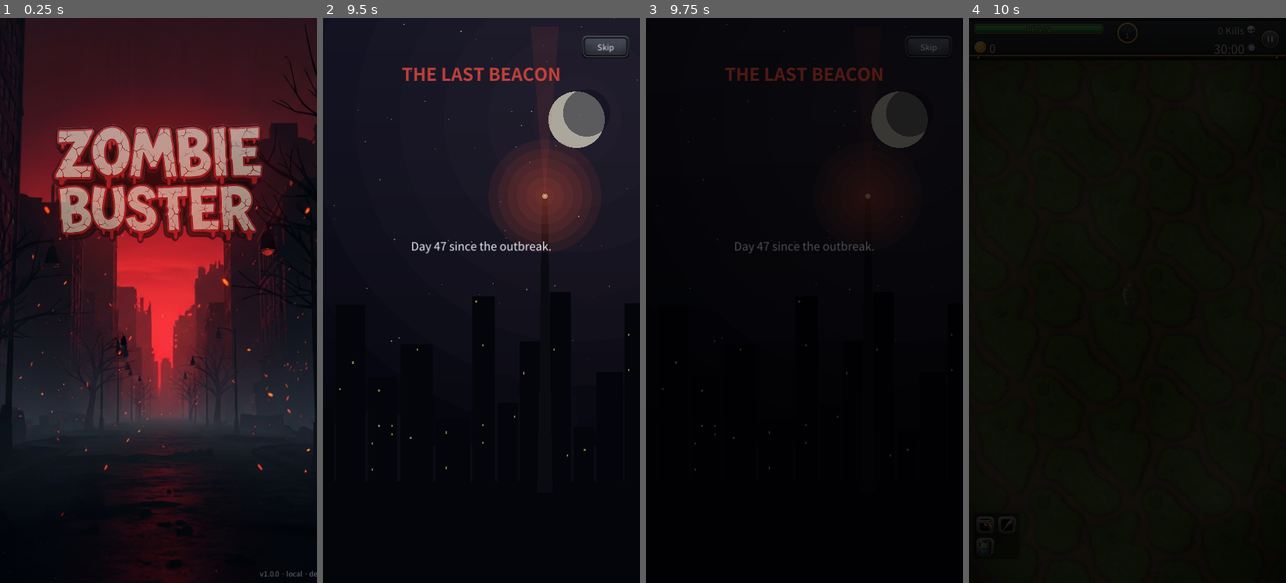
Above: before the commit, frames 1-4 (left to right).
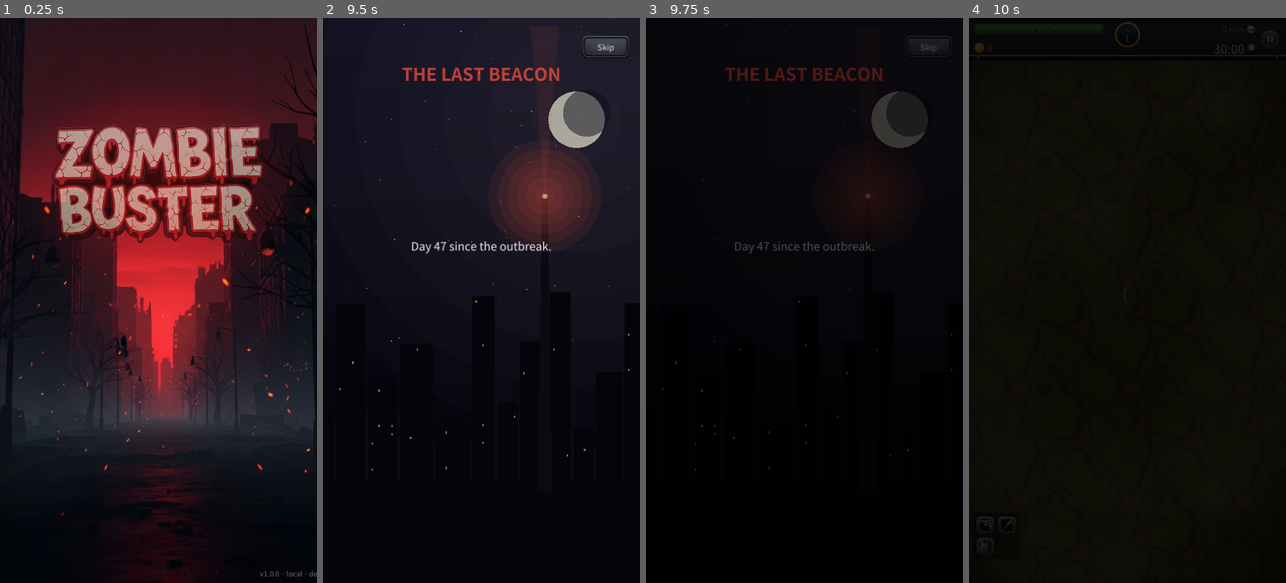
Above: after the commit, the same moments.

Repository: kosj/game_action_defence
Game: Godot game, scene res://scenes/TitleScreen.tscn
Two runs of this game, one before a commit and one after it. Both use one fixed random seed, a clock stepped at 60 frames per second and the inputs below. Sound files missing from this copy of the repository are replaced by a short silence.
Inputs (mouse positions are in pixels of both pictures, inside the frame that each line leads up to):
- Up to frame 1 (0.25 s): no input
- Up to frame 2 (9.5 s): tap Enter at 0.5, 1.25, 2 s; move the mouse to (551, 272) at 0.52 s; click (551, 272) at 0.67 s; drag from (418, 328) to (465, 413) at 1.27 s; move the mouse to (513, 176) at 2.02 s; click (513, 176) at 2.17 s; click "New Game" at 2.75 s; click "New Game" at 3.5 s; click "Achievements" at 4.25 s; click "Quests" at 5 s; click "Rewards" at 5.75 s; click "Ranking" at 6.5 s; click "PowerUp" at 7.25 s; click "> Veteran Melee tank. Starts …" at 8 s; click "> Suburb Quiet outskirts. The…" at 8.75 s
- Up to frame 3 (9.75 s): click "Skip" at 9.5 s
- Up to frame 4 (10 s): no input

Frames 1-3 are identical in both runs. In frame 4, 0.1% of the frame differs, in the area x 2-87%, y 0-7%.

Commit message:
feat(hud): 정보 위계 재조정 — 레벨 부각, 보조 정보 감쇠
강조(중요 정보):
- 레벨 뱃지 52→64px, 숫자 16→20px, 'Lv' 캡션 11px — 성장 핵심 정보로 승격
- XP 바 6→8px, 필 색 채도 상향
- HP 텍스트 15→16px

감쇠(보조 정보):
- 처치 수 22→18px + 딤 색상(0.78,0.8,0.86)
- 골드 26→20px + 골드 딤 톤, 코인 아이콘 28→24px

남은 시간(28px)은 목표 정보로 강조 유지.

Co-Authored-By: Claude Fable 5 <noreply@anthropic.com>
Claude-Session: https://claude.ai/code/session_01A6Ee1Gfh6a9JK5j9ExC4KB

Diff:
--- a/scenes/HUD.tscn
+++ b/scenes/HUD.tscn
@@ -25,20 +25,21 @@
 
 [node name="CoinIcon" type="TextureRect" parent="."]
 offset_left = 12.0
-offset_top = 52.0
-offset_right = 40.0
-offset_bottom = 80.0
+offset_top = 55.0
+offset_right = 36.0
+offset_bottom = 79.0
 mouse_filter = 2
 texture = ExtResource("3")
 expand_mode = 1
 stretch_mode = 5
 
 [node name="GoldLabel" type="Label" parent="."]
-offset_left = 46.0
-offset_top = 48.0
+offset_left = 42.0
+offset_top = 49.0
 offset_right = 210.0
-offset_bottom = 84.0
-theme_override_font_sizes/font_size = 26
+offset_bottom = 85.0
+theme_override_colors/font_color = Color(0.95, 0.87, 0.6, 1.0)
+theme_override_font_sizes/font_size = 20
 vertical_alignment = 1
 text = "0"
 
@@ -62,7 +63,7 @@
 [node name="HpLabel" type="Label" parent="HpBar"]
 anchor_right = 1.0
 offset_bottom = 26.0
-theme_override_font_sizes/font_size = 15
+theme_override_font_sizes/font_size = 16
 horizontal_alignment = 1
 vertical_alignment = 1
 text = "HP 5 / 5"
@@ -83,7 +84,8 @@
 offset_top = 10.0
 offset_right = -16.0
 offset_bottom = 42.0
-theme_override_font_sizes/font_size = 22
+theme_override_colors/font_color = Color(0.78, 0.8, 0.86, 1.0)
+theme_override_font_sizes/font_size = 18
 horizontal_alignment = 2
 vertical_alignment = 1
 text = "Wave 1"
--- a/scripts/HUD.gd
+++ b/scripts/HUD.gd
@@ -615,12 +615,12 @@
 	bg.color = Color(0.0, 0.0, 0.0, 0.55)
 	bg.anchor_right = 1.0
 	bg.offset_top = 0.0
-	bg.offset_bottom = 6.0
+	bg.offset_bottom = 8.0
 	bg.mouse_filter = Control.MOUSE_FILTER_IGNORE
 	add_child(bg)
 	_xp_bg = bg
 	_xp_fill = ColorRect.new()
-	_xp_fill.color = Color(0.45, 0.80, 1.0, 0.95)
+	_xp_fill.color = Color(0.50, 0.84, 1.0, 1.0)
 	_xp_fill.anchor_right = 0.0
 	_xp_fill.anchor_bottom = 1.0
 	_xp_fill.mouse_filter = Control.MOUSE_FILTER_IGNORE
@@ -633,14 +633,15 @@
 	_level_label.vertical_alignment = VERTICAL_ALIGNMENT_CENTER
 	_level_label.mouse_filter = Control.MOUSE_FILTER_IGNORE
 	if badge_tex:
+		# 레벨은 성장 게임의 핵심 정보 — 뱃지를 크게(64px), XP 바와 붙여 강조한다.
 		var badge := TextureRect.new()
 		badge.texture = badge_tex
 		badge.anchor_left = 0.5
 		badge.anchor_right = 0.5
-		badge.offset_left = -26.0
-		badge.offset_right = 26.0
-		badge.offset_top = 8.0
-		badge.offset_bottom = 60.0
+		badge.offset_left = -32.0
+		badge.offset_right = 32.0
+		badge.offset_top = 6.0
+		badge.offset_bottom = 70.0
 		badge.expand_mode = TextureRect.EXPAND_IGNORE_SIZE
 		badge.stretch_mode = TextureRect.STRETCH_KEEP_ASPECT_CENTERED
 		badge.mouse_filter = Control.MOUSE_FILTER_IGNORE
@@ -650,10 +651,10 @@
 		var cap := Label.new()
 		cap.text = "Lv"
 		cap.set_anchors_preset(Control.PRESET_TOP_WIDE)
-		cap.offset_top = 8.0
-		cap.offset_bottom = 20.0
+		cap.offset_top = 12.0
+		cap.offset_bottom = 26.0
 		cap.horizontal_alignment = HORIZONTAL_ALIGNMENT_CENTER
-		cap.add_theme_font_size_override("font_size", 10)
+		cap.add_theme_font_size_override("font_size", 11)
 		cap.add_theme_color_override("font_color", Color(1.0, 0.82, 0.35))
 		cap.add_theme_color_override("font_outline_color", Color(0, 0, 0, 0.85))
 		cap.add_theme_constant_override("outline_size", 2)
@@ -661,9 +662,9 @@
 		badge.add_child(cap)
 		# 숫자는 캡션 아래로 살짝 내려 중앙 하단에 배치.
 		_level_label.set_anchors_preset(Control.PRESET_FULL_RECT)
-		_level_label.offset_top = 13.0
-		_level_label.offset_bottom = -2.0
-		_level_label.add_theme_font_size_override("font_size", 16)
+		_level_label.offset_top = 18.0
+		_level_label.offset_bottom = -4.0
+		_level_label.add_theme_font_size_override("font_size", 20)
 		_level_label.add_theme_color_override("font_color", Color(0.95, 0.90, 0.75))
 		_level_label.add_theme_color_override("font_outline_color", Color(0, 0, 0, 0.85))
 		_level_label.add_theme_constant_override("outline_size", 3)
